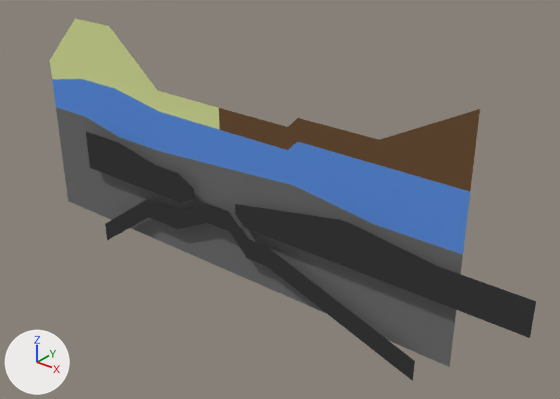
What one commit did to the Blender file Earthquake Game/Assets/Models/Level2.blend.
One viewpoint serves both versions: a 50 mm camera at (51.0, -46.1, 21.9) aimed at (12.6, 1.9, -7.9). The lights are fixed; the arrows at lower left show +X, +Y and +Z.

Names of what the first picture shows: 'Bedrock', 'Limestone', 'Marl', 'Mud', 'Plates'.
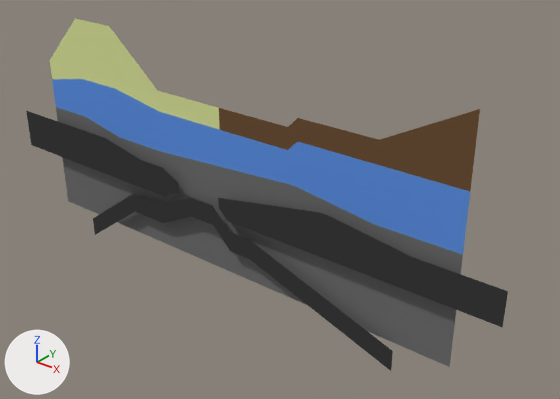
What the commit changed:
me_plane_012 has 32 vertices, 9 faces and spans x -16.0..31.0, y -17.0..-5.0, z 0.0.
me_plane_012 is used by ob_plates; location (6.0, -1.0, -1.0); rotation (1.571, 0.0, 0.0), in degrees (90, 0, 0).
Part 1, on me_plane_012:
Vertex 0 of me_plane_012 moves from (-16.0, -5.0, 0.0) at pixel (85, 131) to (-24.0, -5.0, 0.0) at pixel (26, 110).
Vertex 15 of me_plane_012 moves from (-16.0, -9.0, 0.0) at pixel (89, 167) to (-24.0, -9.0, 0.0) at pixel (31, 145).
Object 'Plates' (ob_plates) moves from (6.0, -1.0, -1.0) to (4.0, -1.0, -1.0).

What differs and where, as boxes [x1, y1, x2, y2] in the pictures (560 x 399 px; the box of a moved part takes in the faces that stretch with it):
'Plates', reshaped, moved (7% wider): before [86, 132, 536, 381]; after [26, 111, 508, 371]
part 1 of me_plane_012, moved or reshaped: before [86, 132, 194, 202]; after [26, 111, 179, 197]
